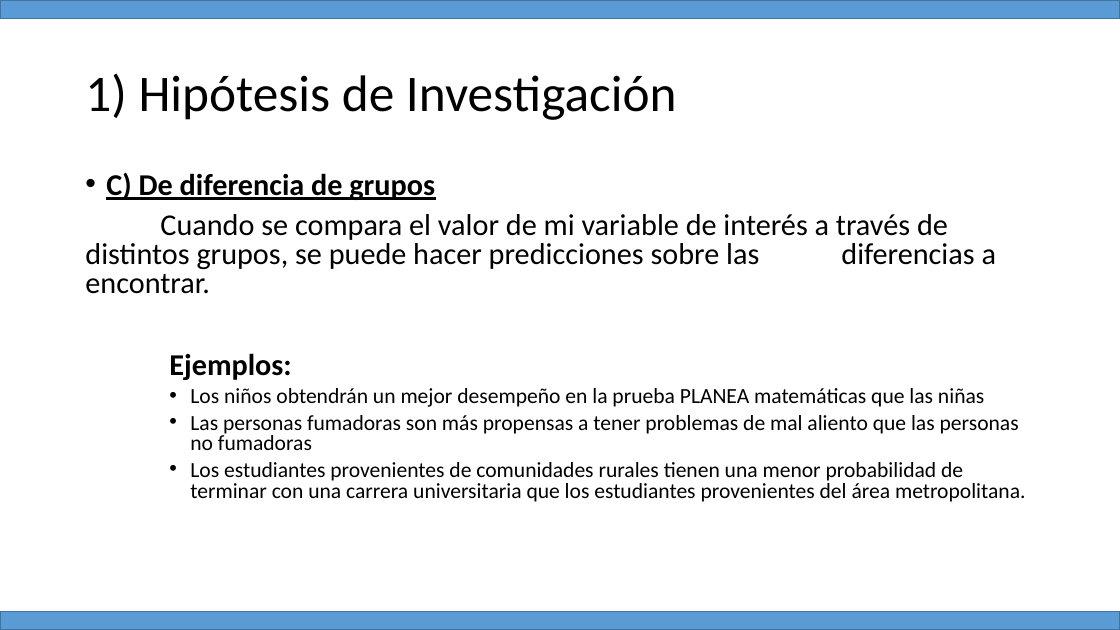
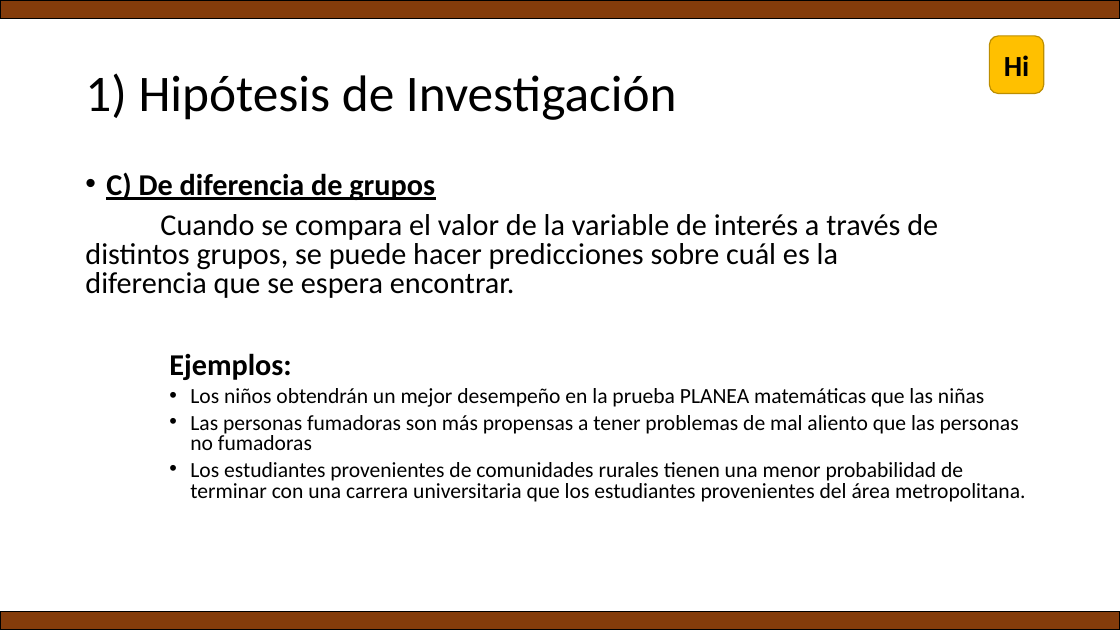
Before and after one commit to Adrifelcha/afchavez-019, a slide deck: slide 34 of JeanPiaget/ClaseMuestra/Hipotesis_Variables.pptx (slide 29 before the commit). Drawn at 1120x630 pixels with LibreOffice and Linux fonts; fonts in the diff are those of the drawing. Boxes give left, top, right and bottom in pixels: in the first picture for what was removed or moved away, otherwise in the second. Text is boxed around its words. In the diff, an @@ line names an element or a change of style, - is before the commit and + after.

Commit message:
Hipotesis y variables

```diff
--- a/JeanPiaget/ClaseMuestra/Hipotesis_Variables.pptx
+++ b/JeanPiaget/ClaseMuestra/Hipotesis_Variables.pptx
@@ rectangle at [0, 0, 1120, 18]: fill #5B9BD5 to #843C0B; outline #43739E 1 pt to #000000 1 pt @@
@@ rounded rectangle added at [990, 36, 1044, 94], fill #FFC000, outline #BD8E00 1 pt, 25 pt, text #000000, bold @@
+Hi
@@ text at [85, 214, 938, 298]: text changed @@
-Cuando se compara el valor de mi variable de interés a través de distintos grupos, se puede hacer predicciones sobre las diferencias a encontrar.
+Cuando se compara el valor de la variable de interés a través de distintos grupos, se puede hacer predicciones sobre cuál es la diferencia que se espera encontrar.
@@ rectangle at [0, 612, 1120, 630]: fill #5B9BD5 to #843C0B; outline #43739E 1 pt to #000000 1 pt @@
```
Also in this commit, not shown: 25 other slides changed, 24 slides added, 6 slides removed.
